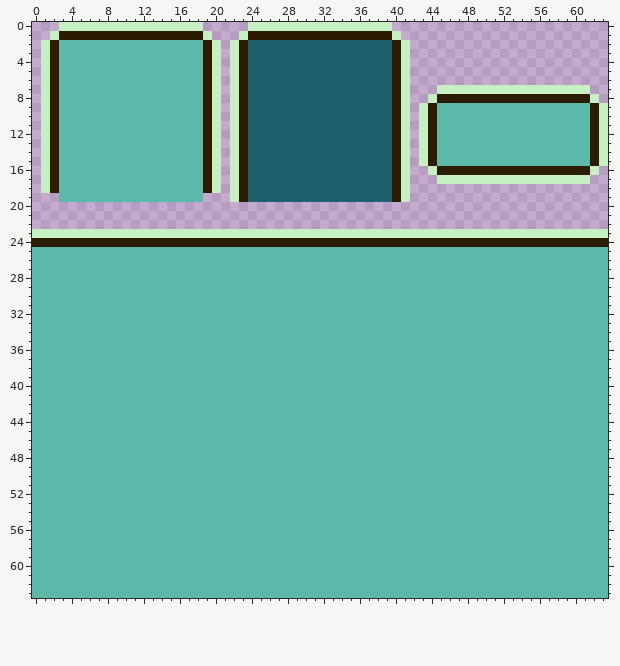
Edited in one commit: pixel-art sprite (Assets/Sprites/Inventory.png). The picture above was drawn from the file before the commit.
The file is 64x64 pixels.
And afterwards:
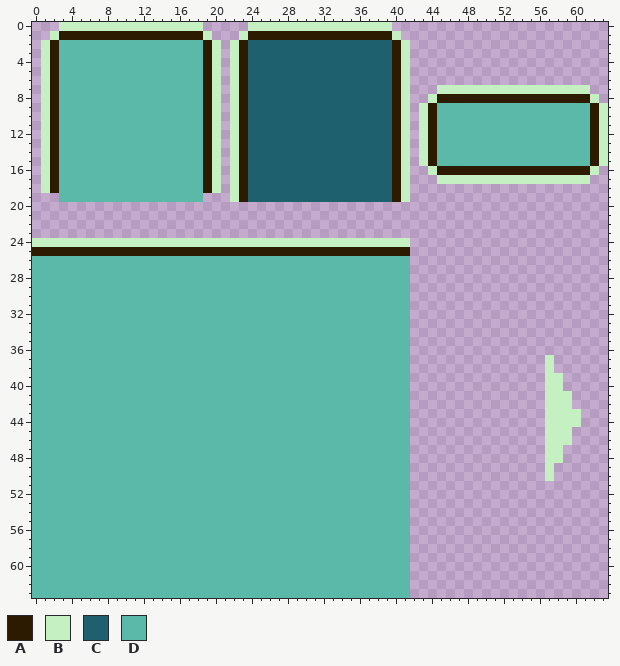
Palette (. is transparent): A #2d1b00  B #c4f0c2  C #1e606e  D #5ab9a8
The commit says: Inventory Tabs now use Labels instead of icons
What changed:
Changed rows in their new state; - is an unchanged pixel.
first column x 0:
23 ................................................................
24 BBBBBBBBBBBBBBBBBBBBBBBBBBBBBBBBBBBBBBBBBB......................
25 AAAAAAAAAAAAAAAAAAAAAAAAAAAAAAAAAAAAAAAAAA......................
26 ------------------------------------------......................
27 ------------------------------------------......................
28 ------------------------------------------......................
29 ------------------------------------------......................
30 ------------------------------------------......................
31 ------------------------------------------......................
32 ------------------------------------------......................
33 ------------------------------------------......................
34 ------------------------------------------......................
35 ------------------------------------------......................
36 ------------------------------------------......................
37 ------------------------------------------...............B......
38 ------------------------------------------...............B......
39 ------------------------------------------...............BB.....
40 ------------------------------------------...............BB.....
41 ------------------------------------------...............BBB....
42 ------------------------------------------...............BBB....
43 ------------------------------------------...............BBBB...
44 ------------------------------------------...............BBBB...
45 ------------------------------------------...............BBB....
46 ------------------------------------------...............BBB....
47 ------------------------------------------...............BB.....
48 ------------------------------------------...............BB.....
49 ------------------------------------------...............B......
50 ------------------------------------------...............B......
51 ------------------------------------------......................
52 ------------------------------------------......................
53 ------------------------------------------......................
54 ------------------------------------------......................
55 ------------------------------------------......................
56 ------------------------------------------......................
57 ------------------------------------------......................
58 ------------------------------------------......................
59 ------------------------------------------......................
60 ------------------------------------------......................
61 ------------------------------------------......................
62 ------------------------------------------......................
63 ------------------------------------------......................
Boxes around the changes in both pictures, in picture pixels (x1, y1, x2, y2):
changed: (32, 229, 608, 598)
